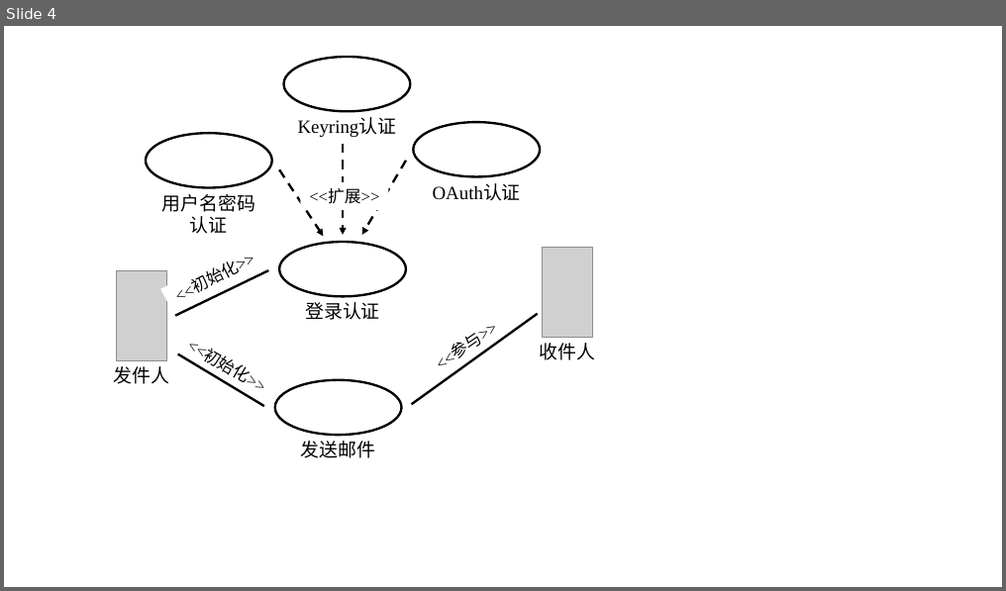
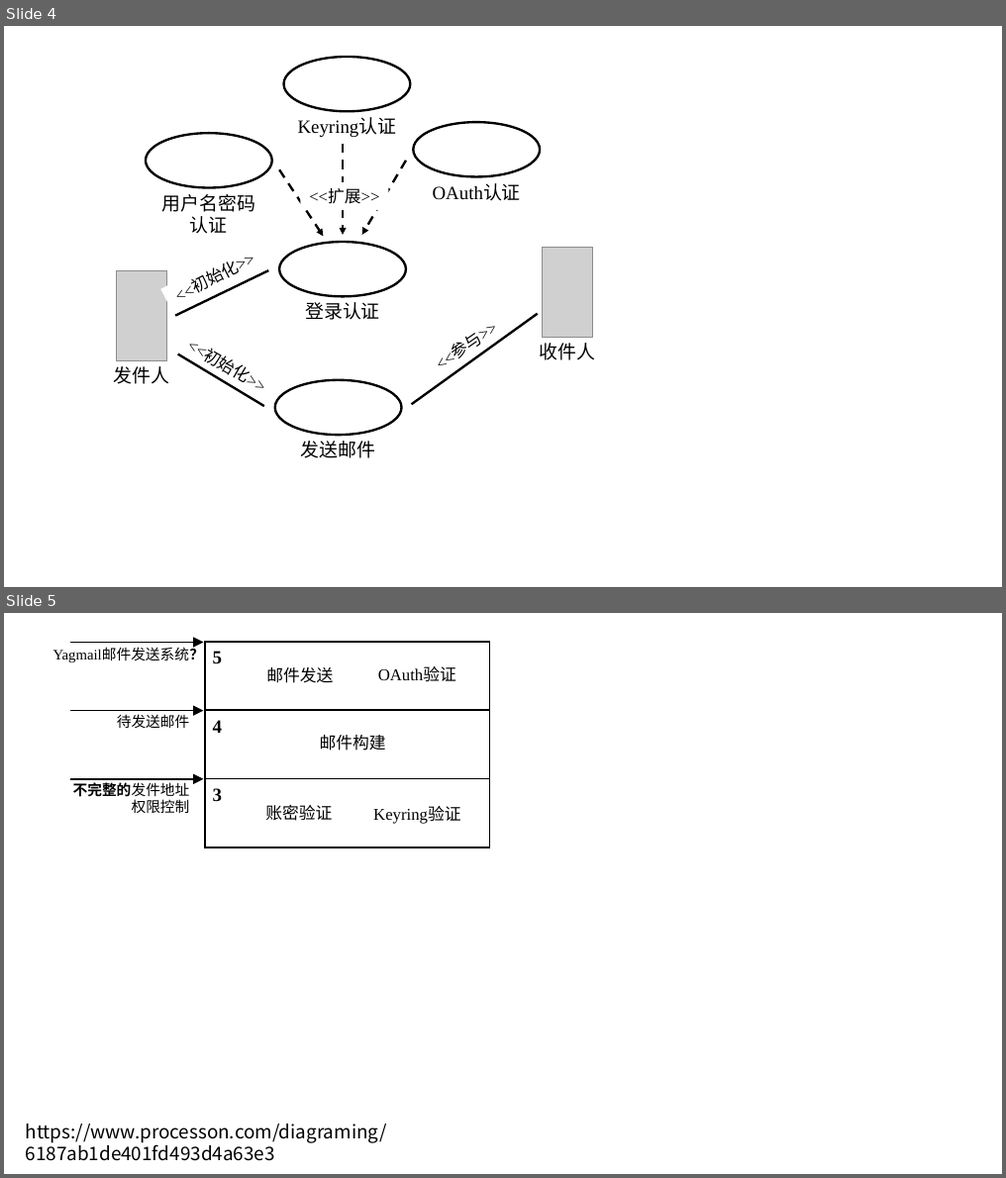
Before and after one commit to z0gSh1u/sa-analysis, a slide deck: doc/figure.pptx. Shown one above the other, each under a label of ours: slide 4 before the commit, slides 4 and 5 after it. The pictures are 1006x591 and 1006x1178 pixels, drawn with LibreOffice and Linux fonts; fonts in the diff are those of the drawing; grey boxes stand for pictures. Boxes give left, top, right and bottom in pixels: in the first picture for what was removed or moved away, otherwise in the second. Text is boxed around its words. In the diff, an @@ line names an element or a change of style, - is before the commit and + after.

Commit message:
update figure

```diff
--- a/doc/figure.pptx
+++ b/doc/figure.pptx
@@ slide 5 added at (x1=4, y1=613, x2=1002, y2=1174), background #FFFFFF @@
@@ group added at (x1=54, y1=642, x2=490, y2=848): 9 texts, 3 arrows, 3 rectangles @@
+5
+3
+账密验证
+4
+邮件构建
+邮件发送
+不完整的发件地址
+权限控制
+待发送邮件
+Yagmail邮件发送系统？
@@ text added at (x1=378, y1=667, x2=456, y2=682), 16 pt, text #000000 @@
+OAuth验证
@@ text added at (x1=373, y1=806, x2=460, y2=824), 16 pt, text #000000 @@
+Keyring验证
@@ text added at (x1=26, y1=1124, x2=387, y2=1161), 18 pt, text #000000 @@
+https://www.processon.com/diagraming/6187ab1de401fd493d4a63e3
```
